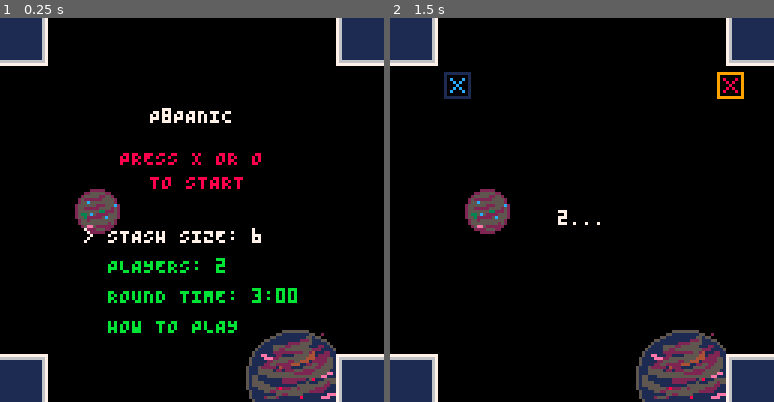
Above: before the commit, frames 1-2 (left to right).
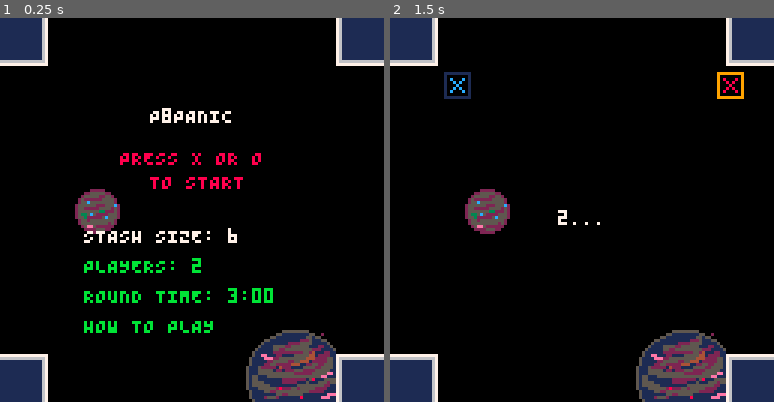
Above: after the commit, the same moments.

Repository: Arcadesys/p8panic
Game: PICO-8 cartridge p_8_panic.p8
The game is run twice, just before and just after one commit, with the same random seed, the same clock (stepped at 60 frames per second) and the same inputs.
Inputs:
- Up to frame 1 (0.25 s): no input
- Up to frame 2 (1.5 s): tap X (X key) at 0.33, 1.07 s; tap O (Z key) at 0.7 s

The runs differ from the first frame. In frame 1, 2.4% of the frame differs, in the area x 21-78%, y 54-83%; in frame 2, nothing differs.

Commit message:
Refactor tutorial data structure and update drawing logic for tutorial pages

Diff:
--- a/p_8_panic.p8
+++ b/p_8_panic.p8
@@ -200,28 +200,65 @@
 
 function init_tutorial_data()
   tutorial_pages_data = {
-    { -- Page 1
-      lines = {"TUTORIAL: PAGE 1", "WELCOME TO P8PANIC!", "PLACE DEFENDERS (SQUARES)", "AND ATTACKERS (TRIANGLES)."},
-      pieces_to_draw = {
-        {type="defender", position={x=30,y=80}, orientation=0, color=12, is_ghost=true},
-        {type="attacker", position={x=98,y=80}, orientation=0.25, color=8, is_ghost=true}
+    {
+      lines = {"TUTORIAL: PAGE 1", "welcome to pico panic!", "PLACE DEFENDERS (SQUARES)", "AND ATTACKERS (TRIANGLES)."},
+      pieces = {
+        {type="defender", x=30, y=80, orientation=0, color=12},
+        {type="attacker", x=98, y=80, orientation=0.25, color=8}
       }
     },
-    { -- Page 2
+    {
       lines = {"TUTORIAL: PAGE 2", "ATTACKERS SHOOT LASERS.", "DEFENDERS SCORE IF NOT HIT,", "OR HIT BY ONLY ONE LASER."},
-      pieces_to_draw = {
-        {type="attacker", position={x=64,y=60}, orientation=0, color=10, is_ghost=true},
-        {type="defender", position={x=64,y=90}, orientation=0, color=12, is_ghost=true}
+      pieces = {
+        {type="attacker", x=20, y=70, orientation=0, color=10},
+        {type="defender", x=40, y=70, orientation=0, color=12},
+        {type="defender", x=80, y=70, orientation=0, color=14, state="hit"},
+        {type="attacker", x=100, y=70, orientation=0.5, color=9},
+        {type="attacker", x=80, y=90, orientation=0.25, color=11}
       }
     },
-    { -- Page 3
+    {
       lines = {"TUTORIAL: PAGE 3", "OVERCHARGED DEFENDERS", "(HIT BY 3+ LASERS)", "CAN CAPTURE ENEMY ATTACKERS."},
-      pieces_to_draw = {
-         {type="defender", position={x=64,y=70}, orientation=0, color=11, is_ghost=true, state="overcharged"}, -- Assuming state influences appearance or for context
-         {type="attacker", position={x=64,y=40}, orientation=0.5, color=9, is_ghost=true}
+      pieces = {
+         {type="defender", x=64, y=70, orientation=0, color=11, state="overcharged"},
+         {type="attacker", x=108, y=70, orientation=0.5, color=9},
+         {type="attacker", x=90, y=90, orientation=0.4, color=10},
+         {type="attacker", x=40, y=70, orientation=2, color=8},
       }
+    },
+    {
+      lines = {"TUTORIAL: PAGE 4", "use your prisoners", "to block enemy attacks!"},
+      pieces = {
+         {type="defender", x=64, y=70, orientation=0, color=11, state="overcharged"},
+         {type="attacker", x=108, y=70, orientation=0.5, color=9},
+         {type="attacker", x=90, y=90, orientation=0.4, color=10},
+         {type="defender", x=80, y=70, orientation=2, color=8},
+      }
+    },
+    {
+      lines = {"TUTORIAL: PAGE 5", "CONTROLS:", "x: PLACE PIECE", "o: switch mode","udlr: MOVE CURSOR", "while placing", "lr rotate", "ud select piece", "MOST POINTS WINS. GOOD LUCK!"},
+      pieces = {}
     }
   }
+end
+
+function setup_tutorial_page(page)
+  -- Clear all pieces
+  pieces = {}
+  -- Place real pieces for this page
+  if page.pieces then
+    for _, def in ipairs(page.pieces) do
+      local params = {}
+      for k,v in pairs(def) do params[k]=v end
+      -- Map x/y to position if needed by create_piece
+      params.position = {x=params.x, y=params.y}
+      params.x = nil params.y = nil
+      local obj = create_piece(params)
+      if obj then add(pieces, obj) end
+    end
+  end
+  -- Run normal scoring/laser logic
+  if score_pieces then score_pieces() end
 end
 
 function internal_update_game_logic()
@@ -268,6 +305,7 @@
   elseif new_state == GAME_STATE_TUTORIAL then
     init_tutorial_data() -- Initialize tutorial content
     tutorial_page_current = 1
+    setup_tutorial_page(tutorial_pages_data[1])
   end
   current_game_state = new_state
 end
@@ -404,6 +442,7 @@
     if tutorial_page_current > #tutorial_pages_data then
       tutorial_page_current = 1 -- Loop back to first page
     end
+    setup_tutorial_page(tutorial_pages_data[tutorial_page_current])
   elseif btnp(🅾️) then
     go_to_state(GAME_STATE_MENU)
   end
@@ -465,12 +504,12 @@
   local timer_color = (menu_selection == 3) and 7 or 11
   local tutorial_color = (menu_selection == 4) and 7 or 11 -- Color for "How to Play"
 
-  print((menu_selection == 1 and ">" or " ").." STASH SIZE: "..STASH_SIZE, 28, 70, stash_color) -- Adjusted y
-  print((menu_selection == 2 and ">" or " ").." PLAYERS: "..PLAYER_COUNT, 28, 80, player_color) -- Adjusted y
+  print("STASH SIZE: "..STASH_SIZE, 28, 70, stash_color) -- Adjusted y
+  print("PLAYERS: "..PLAYER_COUNT, 28, 80, player_color) -- Adjusted y
   local minstr = flr(ROUND_TIME/60)
   local secstr = (ROUND_TIME%60 < 10 and "0" or "")..(ROUND_TIME%60)
-  print((menu_selection == 3 and ">" or " ").." ROUND TIME: "..minstr..":"..secstr, 28, 90, timer_color) -- Adjusted y
-  print((menu_selection == 4 and ">" or " ").." HOW TO PLAY", 28, 100, tutorial_color) -- New menu item
+  print("ROUND TIME: "..minstr..":"..secstr, 28, 90, timer_color) -- Adjusted y
+  print("HOW TO PLAY", 28, 100, tutorial_color) -- New menu item
 end
 
 function draw_playing_state_elements()
@@ -555,34 +594,17 @@
 
 function draw_tutorial_state()
   cls(0)
-  -- draw_starfield()
-  map(0, 0, 0, 0, 16, 16,0) -- Optional: draw game map background
-
-  if tutorial_pages_data[tutorial_page_current] then
-    local page_data = tutorial_pages_data[tutorial_page_current]
-
-    -- Draw pieces for the current tutorial page
-    if page_data.pieces_to_draw and create_piece then
-      for _, piece_params in ipairs(page_data.pieces_to_draw) do
-        -- Ensure a color is set, defaulting if necessary
-        local params_with_defaults = {}
-        for k,v in pairs(piece_params) do params_with_defaults[k]=v end
-        params_with_defaults.color = piece_params.color or 7
-        params_with_defaults.is_ghost = piece_params.is_ghost -- Keep ghost status if defined
-
-        local temp_piece = create_piece(params_with_defaults)
-        if temp_piece and temp_piece.draw then
-          temp_piece:draw()
-        end
-      end
-    end
-
-    -- Draw text for the current tutorial page
-    if page_data.lines then
-      local start_y = 20 -- Starting y position for text
-      for i, line_text in ipairs(page_data.lines) do
-        print(line_text, 64 - (#line_text * 2), start_y + (i-1)*8, 7)
-      end
+  map(0, 0, 0, 0, 16, 16,0)
+
+  -- Draw real pieces
+  for _,o in ipairs(pieces) do if o.draw then o:draw() end end
+
+  -- Draw text for the current tutorial page
+  local page_data = tutorial_pages_data[tutorial_page_current]
+  if page_data and page_data.lines then
+    local start_y = 20
+    for i, line_text in ipairs(page_data.lines) do
+      print(line_text, 64 - (#line_text * 2), start_y + (i-1)*8, 7)
     end
   end
 
--- a/src/0.init.lua
+++ b/src/0.init.lua
@@ -196,28 +196,65 @@
 
 function init_tutorial_data()
   tutorial_pages_data = {
-    { -- Page 1
-      lines = {"TUTORIAL: PAGE 1", "WELCOME TO P8PANIC!", "PLACE DEFENDERS (SQUARES)", "AND ATTACKERS (TRIANGLES)."},
-      pieces_to_draw = {
-        {type="defender", position={x=30,y=80}, orientation=0, color=12, is_ghost=true},
-        {type="attacker", position={x=98,y=80}, orientation=0.25, color=8, is_ghost=true}
+    {
+      lines = {"TUTORIAL: PAGE 1", "welcome to pico panic!", "PLACE DEFENDERS (SQUARES)", "AND ATTACKERS (TRIANGLES)."},
+      pieces = {
+        {type="defender", x=30, y=80, orientation=0, color=12},
+        {type="attacker", x=98, y=80, orientation=0.25, color=8}
       }
     },
-    { -- Page 2
+    {
       lines = {"TUTORIAL: PAGE 2", "ATTACKERS SHOOT LASERS.", "DEFENDERS SCORE IF NOT HIT,", "OR HIT BY ONLY ONE LASER."},
-      pieces_to_draw = {
-        {type="attacker", position={x=64,y=60}, orientation=0, color=10, is_ghost=true},
-        {type="defender", position={x=64,y=90}, orientation=0, color=12, is_ghost=true}
+      pieces = {
+        {type="attacker", x=20, y=70, orientation=0, color=10},
+        {type="defender", x=40, y=70, orientation=0, color=12},
+        {type="defender", x=80, y=70, orientation=0, color=14, state="hit"},
+        {type="attacker", x=100, y=70, orientation=0.5, color=9},
+        {type="attacker", x=80, y=90, orientation=0.25, color=11}
       }
     },
-    { -- Page 3
+    {
       lines = {"TUTORIAL: PAGE 3", "OVERCHARGED DEFENDERS", "(HIT BY 3+ LASERS)", "CAN CAPTURE ENEMY ATTACKERS."},
-      pieces_to_draw = {
-         {type="defender", position={x=64,y=70}, orientation=0, color=11, is_ghost=true, state="overcharged"}, -- Assuming state influences appearance or for context
-         {type="attacker", position={x=64,y=40}, orientation=0.5, color=9, is_ghost=true}
+      pieces = {
+         {type="defender", x=64, y=70, orientation=0, color=11, state="overcharged"},
+         {type="attacker", x=108, y=70, orientation=0.5, color=9},
+         {type="attacker", x=90, y=90, orientation=0.4, color=10},
+         {type="attacker", x=40, y=70, orientation=2, color=8},
       }
+    },
+    {
+      lines = {"TUTORIAL: PAGE 4", "use your prisoners", "to block enemy attacks!"},
+      pieces = {
+         {type="defender", x=64, y=70, orientation=0, color=11, state="overcharged"},
+         {type="attacker", x=108, y=70, orientation=0.5, color=9},
+         {type="attacker", x=90, y=90, orientation=0.4, color=10},
+         {type="defender", x=80, y=70, orientation=2, color=8},
+      }
+    },
+    {
+      lines = {"TUTORIAL: PAGE 5", "CONTROLS:", "x: PLACE PIECE", "o: switch mode","udlr: MOVE CURSOR", "while placing", "lr rotate", "ud select piece", "MOST POINTS WINS. GOOD LUCK!"},
+      pieces = {}
     }
   }
+end
+
+function setup_tutorial_page(page)
+  -- Clear all pieces
+  pieces = {}
+  -- Place real pieces for this page
+  if page.pieces then
+    for _, def in ipairs(page.pieces) do
+      local params = {}
+      for k,v in pairs(def) do params[k]=v end
+      -- Map x/y to position if needed by create_piece
+      params.position = {x=params.x, y=params.y}
+      params.x = nil params.y = nil
+      local obj = create_piece(params)
+      if obj then add(pieces, obj) end
+    end
+  end
+  -- Run normal scoring/laser logic
+  if score_pieces then score_pieces() end
 end
 
 function internal_update_game_logic()
@@ -264,6 +301,7 @@
   elseif new_state == GAME_STATE_TUTORIAL then
     init_tutorial_data() -- Initialize tutorial content
     tutorial_page_current = 1
+    setup_tutorial_page(tutorial_pages_data[1])
   end
   current_game_state = new_state
 end
@@ -400,6 +438,7 @@
     if tutorial_page_current > #tutorial_pages_data then
       tutorial_page_current = 1 -- Loop back to first page
     end
+    setup_tutorial_page(tutorial_pages_data[tutorial_page_current])
   elseif btnp(🅾️) then
     go_to_state(GAME_STATE_MENU)
   end
@@ -461,12 +500,12 @@
   local timer_color = (menu_selection == 3) and 7 or 11
   local tutorial_color = (menu_selection == 4) and 7 or 11 -- Color for "How to Play"
 
-  print((menu_selection == 1 and ">" or " ").." STASH SIZE: "..STASH_SIZE, 28, 70, stash_color) -- Adjusted y
-  print((menu_selection == 2 and ">" or " ").." PLAYERS: "..PLAYER_COUNT, 28, 80, player_color) -- Adjusted y
+  print("STASH SIZE: "..STASH_SIZE, 28, 70, stash_color) -- Adjusted y
+  print("PLAYERS: "..PLAYER_COUNT, 28, 80, player_color) -- Adjusted y
   local minstr = flr(ROUND_TIME/60)
   local secstr = (ROUND_TIME%60 < 10 and "0" or "")..(ROUND_TIME%60)
-  print((menu_selection == 3 and ">" or " ").." ROUND TIME: "..minstr..":"..secstr, 28, 90, timer_color) -- Adjusted y
-  print((menu_selection == 4 and ">" or " ").." HOW TO PLAY", 28, 100, tutorial_color) -- New menu item
+  print("ROUND TIME: "..minstr..":"..secstr, 28, 90, timer_color) -- Adjusted y
+  print("HOW TO PLAY", 28, 100, tutorial_color) -- New menu item
 end
 
 function draw_playing_state_elements()
@@ -551,34 +590,17 @@
 
 function draw_tutorial_state()
   cls(0)
-  -- draw_starfield()
-  map(0, 0, 0, 0, 16, 16,0) -- Optional: draw game map background
-
-  if tutorial_pages_data[tutorial_page_current] then
-    local page_data = tutorial_pages_data[tutorial_page_current]
-
-    -- Draw pieces for the current tutorial page
-    if page_data.pieces_to_draw and create_piece then
-      for _, piece_params in ipairs(page_data.pieces_to_draw) do
-        -- Ensure a color is set, defaulting if necessary
-        local params_with_defaults = {}
-        for k,v in pairs(piece_params) do params_with_defaults[k]=v end
-        params_with_defaults.color = piece_params.color or 7
-        params_with_defaults.is_ghost = piece_params.is_ghost -- Keep ghost status if defined
-
-        local temp_piece = create_piece(params_with_defaults)
-        if temp_piece and temp_piece.draw then
-          temp_piece:draw()
-        end
-      end
-    end
-
-    -- Draw text for the current tutorial page
-    if page_data.lines then
-      local start_y = 20 -- Starting y position for text
-      for i, line_text in ipairs(page_data.lines) do
-        print(line_text, 64 - (#line_text * 2), start_y + (i-1)*8, 7)
-      end
+  map(0, 0, 0, 0, 16, 16,0)
+
+  -- Draw real pieces
+  for _,o in ipairs(pieces) do if o.draw then o:draw() end end
+
+  -- Draw text for the current tutorial page
+  local page_data = tutorial_pages_data[tutorial_page_current]
+  if page_data and page_data.lines then
+    local start_y = 20
+    for i, line_text in ipairs(page_data.lines) do
+      print(line_text, 64 - (#line_text * 2), start_y + (i-1)*8, 7)
     end
   end
 
Not shown, changed: the music (__music__) section of p_8_panic.p8
Not shown, changed: the sound effects (__sfx__) section of p_8_panic.p8
